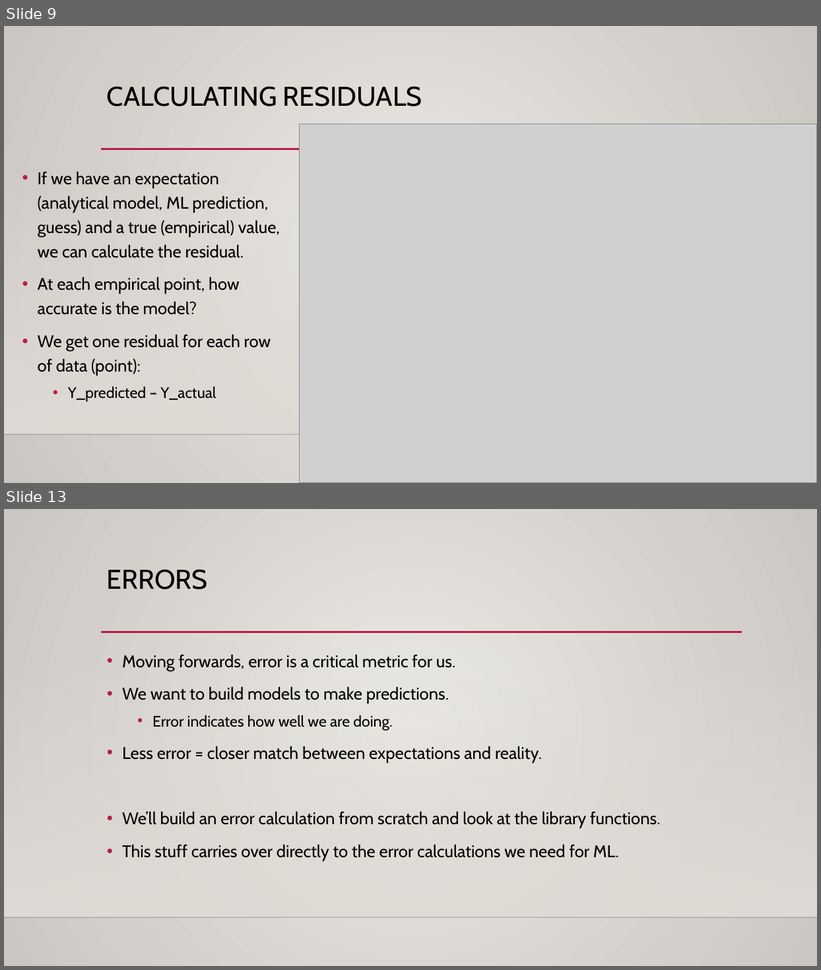
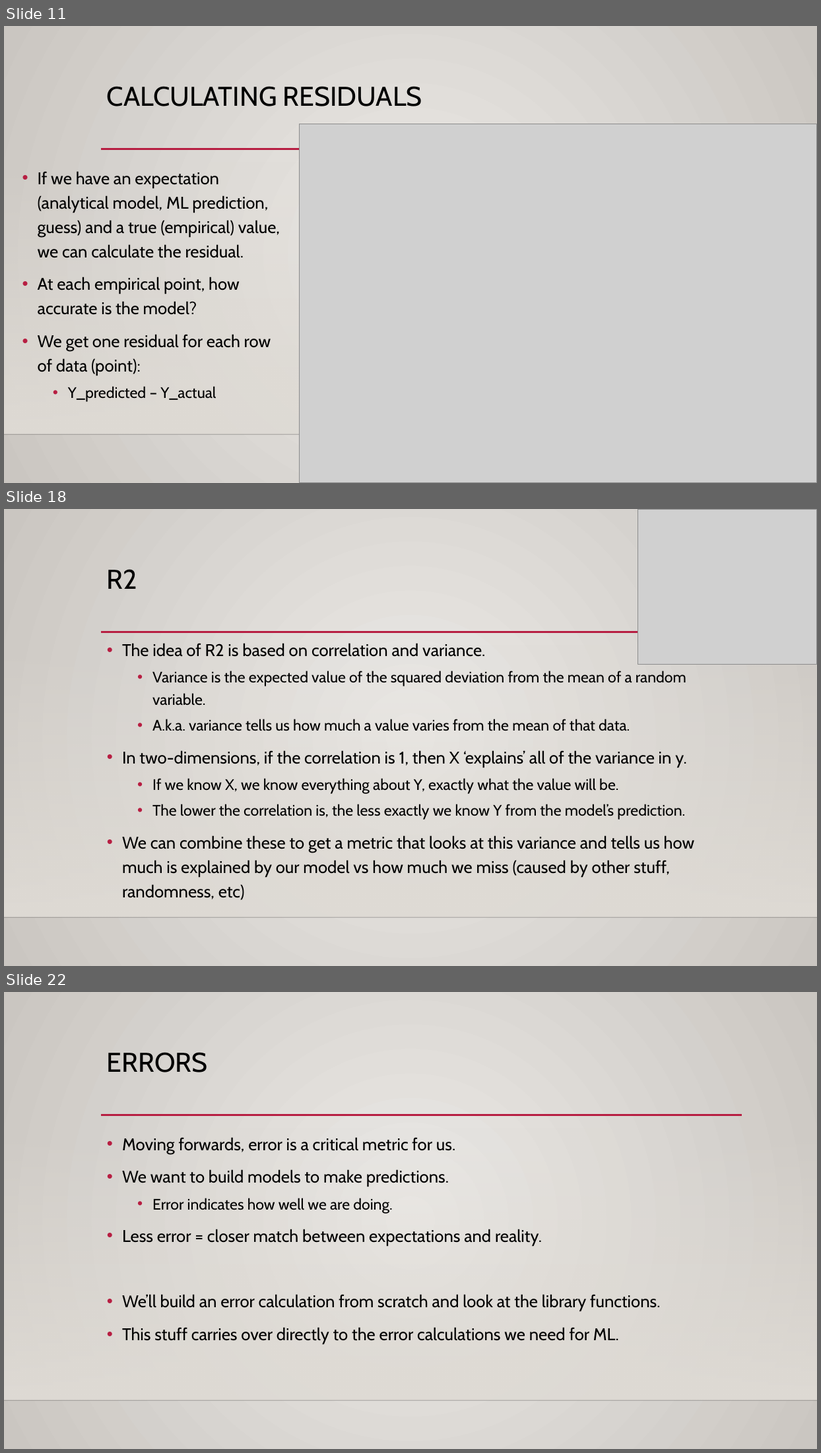
Before and after one commit to AkeemSemper/ML_for_Non_DS_Students, a slide deck: course_resources/slides/Used/010_Errors.pptx. Shown one above the other, each under a label of ours: slides 9 and 13 before the commit, slides 11, 18 and 22 after it; the slides between them are not shown. The pictures are 821x970 and 821x1453 pixels, drawn with LibreOffice and Linux fonts; fonts in the diff are those of the drawing; grey boxes stand for pictures; background and template pictures are left out. Boxes give left, top, right and bottom in pixels: in the first picture for what was removed or moved away, otherwise in the second. Text is boxed around its words. In the diff, an @@ line names an element or a change of style, - is before the commit and + after.

```diff
--- a/course_resources/slides/Used/010_Errors.pptx
+++ b/course_resources/slides/Used/010_Errors.pptx
@@ slide 18 added at (4,509,817,966), background gradient #ECEAE7 to #CAC7C1; not listed: 3 template elements that a slide beside it also shows @@
@@ picture added at (638,509,817,665) @@
@@ title added at (107,569,137,589), 32 pt, text #000000 @@
+R2
@@ text added at (122,643,695,900), 18 pt, text #000000 @@
+• The idea of R2 is based on correlation and variance.
+  • Variance is the expected value of the squared deviation from the mean of a random variable.
+  • A.k.a. variance tells us how much a value varies from the mean of that data.
+• In two-dimensions, if the correlation is 1, then X ‘explains’ all of the variance in y.
+  • If we know X, we know everything about Y, exactly what the value will be.
+  • The lower the correlation is, the less exactly we know Y from the model’s prediction.
+• We can combine these to get a metric that looks at this variance and tells us how much is explained by our model vs how much we miss (caused by other stuff, randomness, etc)
@@ what was slide 9 is now slide 11 @@
@@ what was slide 13 is now slide 22 @@
```
Also in this commit, not shown: 4 slides changed, 8 other slides added, 11 other files.
